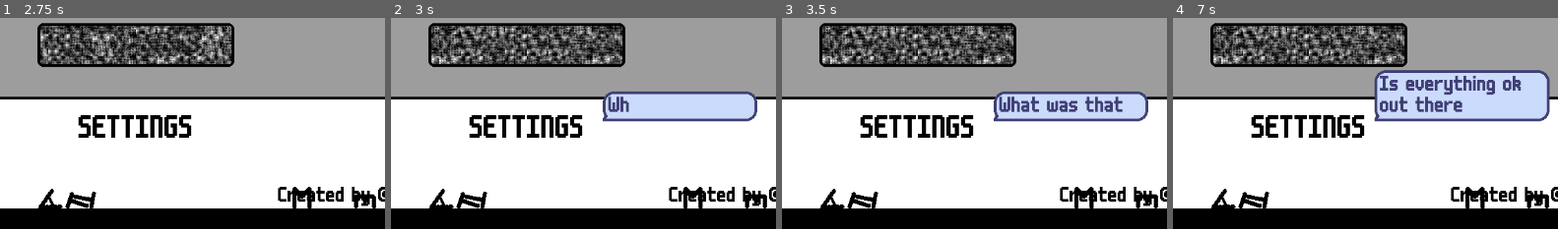
Above: before the commit, frames 1-4 (left to right).
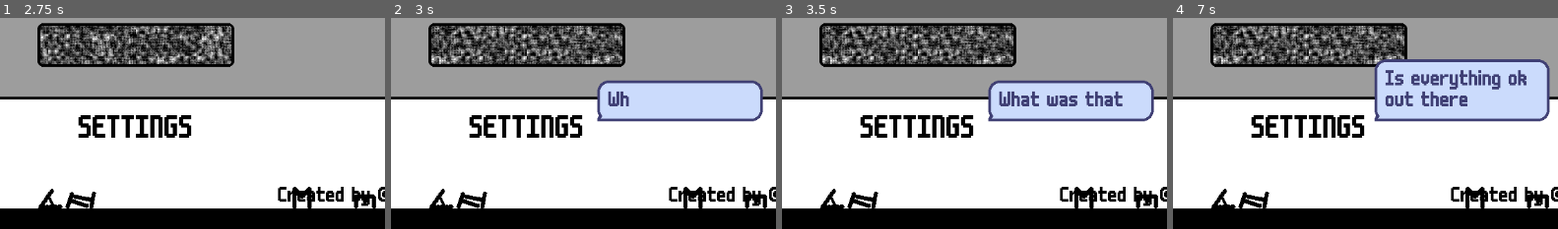
Above: after the commit, the same moments.

Repository: conor-wilson/secret-sapphire
Game: Godot game, scene res://scenes/main.tscn
The game is run twice, just before and just after one commit, with the same random seed, the same clock (stepped at 60 frames per second) and the same inputs.
Inputs (mouse positions are % of the whole screen's width and height, from its top left):
- Up to frame 1 (2.75 s): tap Enter at 0.5 s; move the mouse to (49, 56) at 0.52 s; click (49, 56) at 0.6 s; move the mouse to (29, 54) at 1.27 s; click (29, 54) at 1.35 s; move the mouse to (59, 26) at 2.02 s; click (59, 26) at 2.1 s
- Up to frame 2 (3 s): move the mouse to (44, 70) at 2.77 s; click (44, 70) at 2.85 s
- Up to frame 3 (3.5 s): no input
- Up to frame 4 (7 s): move the mouse to (80, 65) at 3.52 s; click (80, 65) at 3.6 s; move the mouse to (19, 33) at 4.27 s; click (19, 33) at 4.35 s; move the mouse to (54, 49) at 5.02 s; click (54, 49) at 5.1 s; move the mouse to (34, 23) at 5.77 s; click (34, 23) at 5.85 s; move the mouse to (72, 44) at 6.52 s; click (72, 44) at 6.6 s
The pictures show only the part of the screen within x 32-81%, y 50-100%; the shares and areas given below are measured in that part.

Frame 1 is identical in both runs. In frame 2, 3.8% of the frame differs, in the area x 53-97%, y 29-50%; in frame 3, 4.8%; in frame 4, 6.0%, in the area x 52-98%, y 19-45%.

Commit message:
Fixed allignment of text within dialogue boxes

Diff:
--- a/let-me-play/scenes/dialogue_box.tscn
+++ b/let-me-play/scenes/dialogue_box.tscn
@@ -19,10 +19,10 @@
 
 [node name="MarginContainer" type="MarginContainer" parent="."]
 layout_mode = 2
-theme_override_constants/margin_left = 8
-theme_override_constants/margin_top = 8
-theme_override_constants/margin_right = 8
-theme_override_constants/margin_bottom = 8
+theme_override_constants/margin_left = 16
+theme_override_constants/margin_top = 16
+theme_override_constants/margin_right = 16
+theme_override_constants/margin_bottom = 16
 
 [node name="Label" type="Label" parent="MarginContainer"]
 layout_mode = 2
